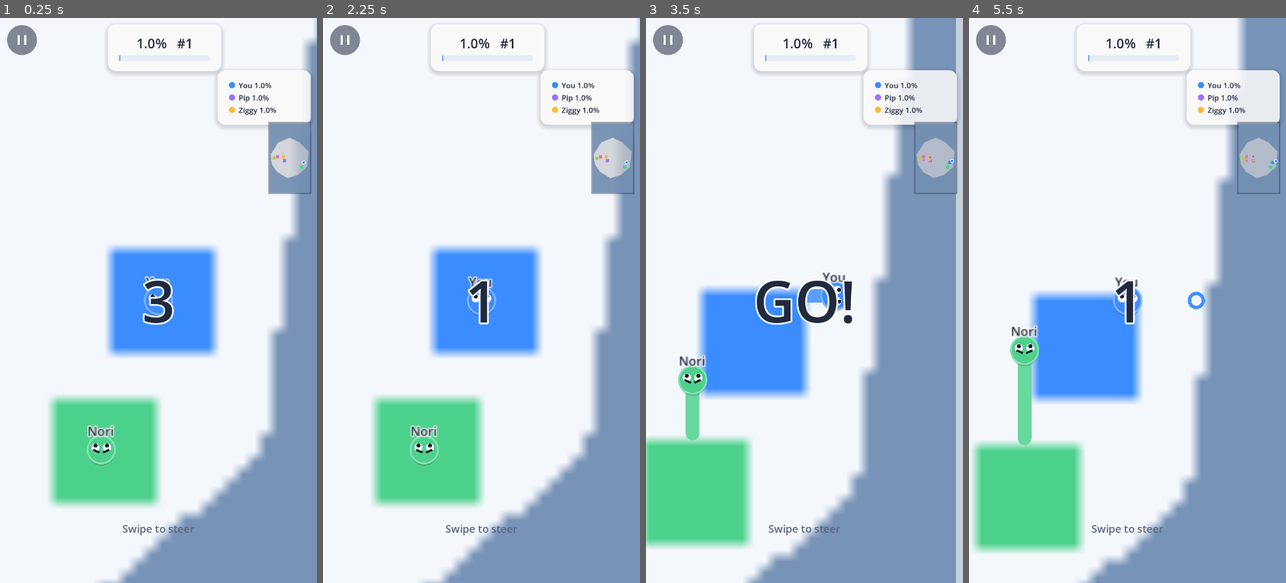
Above: before the commit, frames 1-4 (left to right).
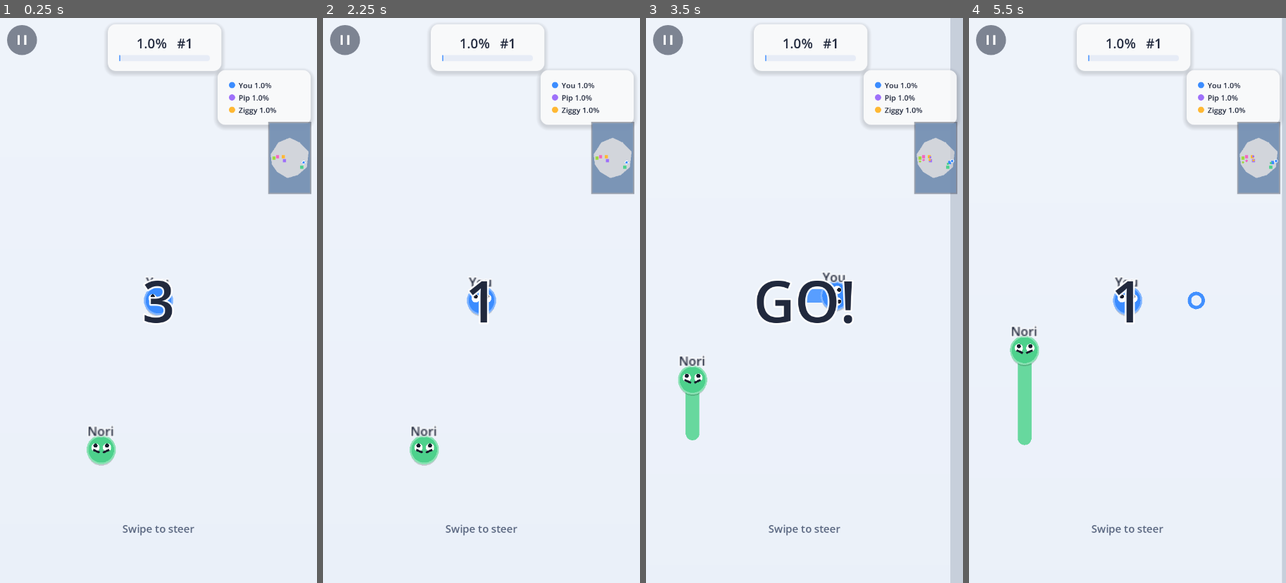
Above: after the commit, the same moments.

Repository: Tourist105/inkland
Game: Godot game, scene res://scenes/Main.tscn
Two runs of this game, one before a commit and one after it. Both use one fixed random seed, a clock stepped at 60 frames per second and the inputs below. This scene is started directly instead of the project's main scene.
Inputs (mouse positions are in pixels of both pictures, inside the frame that each line leads up to):
- Up to frame 1 (0.25 s): no input
- Up to frame 2 (2.25 s): click (345, 40) at 0.5 s; move the mouse to (551, 272) at 1.27 s; hold Right (ui_right) 1.28-2 s; click (551, 272) at 1.42 s; tap Enter at 2 s; drag from (418, 328) to (465, 413) at 2.02 s
- Up to frame 3 (3.5 s): tap Space at 2.75 s; move the mouse to (836, 176) at 2.77 s; hold Right (ui_right) from 2.78 s (still down)
- Up to frame 4 (5.5 s): release Right (ui_right) at 3.5 s; drag from (1111, 413) to (1032, 215) at 3.52 s; click "Continue (AD)" at 4.25 s; move the mouse to (1222, 385) at 5.02 s; hold Left (ui_left) from 5.03 s (still down)

The runs differ from the first frame. In frame 1, 29% of the frame differs, in the area x 15-100%, y 0-100%; in frame 2, 29%; in frame 3, 38%, in the area x 0-98%, y 0-100%; in frame 4, 38%.

Commit message:
True paper.io-smooth territory: smoothstep shader on bilinear owner masks
Two RGBA mask layers (land+p1-3 / p4-6) sampled bilinearly and edge-sharpened
with smoothstep in a canvas shader -> mathematically smooth region borders,
zero stair-steps, zero blur. Water backdrop + layers as z-ordered children;
flash/trails/heads still draw on top.

Co-Authored-By: Claude Fable 5 <noreply@anthropic.com>

Diff:
--- a/scripts/Arena.gd
+++ b/scripts/Arena.gd
@@ -85,8 +85,12 @@
 var _lb_labels: Array[Label] = []
 var _minimap: MiniMap
 var _info_acc := 0.0
-var _terr_img: Image
-var _terr_tex: ImageTexture
+var _mask_a: Image          # R=land G=p1 B=p2 A=p3
+var _mask_b: Image          # R=p4 G=p5 B=p6
+var _tex_a: ImageTexture
+var _tex_b: ImageTexture
+var _spr_a: Sprite2D
+var _spr_b: Sprite2D
 var _land := PackedByteArray()     # 1 = playable land (country silhouette)
 var _land_total := 1
 
@@ -132,11 +136,14 @@
 	trail_owner = PackedByteArray()
 	trail_owner.resize(W * H)
 	_counts.resize(BOT_COUNT + 2)
-	texture_filter = CanvasItem.TEXTURE_FILTER_LINEAR   # smooth territory edges
-	_terr_img = Image.create(W, H, false, Image.FORMAT_RGBA8)
-	_terr_tex = ImageTexture.create_from_image(_terr_img)
+	texture_filter = CanvasItem.TEXTURE_FILTER_LINEAR
+	_mask_a = Image.create(W, H, false, Image.FORMAT_RGBA8)
+	_mask_b = Image.create(W, H, false, Image.FORMAT_RGBA8)
+	_tex_a = ImageTexture.create_from_image(_mask_a)
+	_tex_b = ImageTexture.create_from_image(_mask_b)
 	_build_land_mask()
 	_spawn_players()
+	_build_territory_layers()
 	_refresh_territory()
 	if cam != null:
 		cam.zoom = Vector2(CAM_ZOOM, CAM_ZOOM)
@@ -1185,17 +1192,91 @@
 ## Rebuild the smooth territory texture from the grid (linear-filtered when
 ## drawn, so region edges read as smooth curves, not stepped tiles).
 func _refresh_territory() -> void:
-	var bt := Game.country_tint()
-	var paper := Color(BG_TOP.r * bt.r, BG_TOP.g * bt.g, BG_TOP.b * bt.b)
 	for y in H:
 		for x in W:
 			var i3 := idx(x, y)
-			if _land[i3] == 0:
-				_terr_img.set_pixel(x, y, WATER)
-			else:
-				var o := grid[i3]
-				_terr_img.set_pixel(x, y, paper if o == 0 else players[o - 1].color)
-	_terr_tex.update(_terr_img)
+			var o := int(grid[i3])
+			var la := 1.0 if _land[i3] == 1 else 0.0
+			_mask_a.set_pixel(x, y, Color(la,
+				1.0 if o == 1 else 0.0, 1.0 if o == 2 else 0.0, 1.0 if o == 3 else 0.0))
+			_mask_b.set_pixel(x, y, Color(1.0 if o == 4 else 0.0,
+				1.0 if o == 5 else 0.0, 1.0 if o == 6 else 0.0, 0.0))
+	_tex_a.update(_mask_a)
+	_tex_b.update(_mask_b)
+
+## Smoothstep-sharpened bilinear masks = mathematically smooth region edges
+## (the real paper.io look — no stairs, no blur).
+const TERR_SHADER_A := """
+shader_type canvas_item;
+uniform vec4 water : source_color;
+uniform vec4 paper : source_color;
+uniform vec4 p1 : source_color;
+uniform vec4 p2 : source_color;
+uniform vec4 p3 : source_color;
+const float AA = 0.16;
+void fragment() {
+	vec4 m = texture(TEXTURE, UV);
+	vec3 c = water.rgb;
+	c = mix(c, paper.rgb, smoothstep(0.5 - AA, 0.5 + AA, m.r));
+	c = mix(c, p1.rgb, smoothstep(0.5 - AA, 0.5 + AA, m.g));
+	c = mix(c, p2.rgb, smoothstep(0.5 - AA, 0.5 + AA, m.b));
+	c = mix(c, p3.rgb, smoothstep(0.5 - AA, 0.5 + AA, m.a));
+	COLOR = vec4(c, 1.0);
+}
+"""
+const TERR_SHADER_B := """
+shader_type canvas_item;
+uniform vec4 p4 : source_color;
+uniform vec4 p5 : source_color;
+uniform vec4 p6 : source_color;
+const float AA = 0.16;
+void fragment() {
+	vec4 m = texture(TEXTURE, UV);
+	vec4 o = vec4(0.0);
+	float a;
+	a = smoothstep(0.5 - AA, 0.5 + AA, m.r); o = mix(o, vec4(p4.rgb, 1.0), a);
+	a = smoothstep(0.5 - AA, 0.5 + AA, m.g); o = mix(o, vec4(p5.rgb, 1.0), a);
+	a = smoothstep(0.5 - AA, 0.5 + AA, m.b); o = mix(o, vec4(p6.rgb, 1.0), a);
+	COLOR = o;
+}
+"""
+
+func _make_terr_sprite(tex: ImageTexture, code: String) -> Sprite2D:
+	var sp := Sprite2D.new()
+	sp.texture = tex
+	sp.centered = false
+	sp.position = Vector2(-CELL * 0.5, -CELL * 0.5)
+	sp.scale = Vector2(CELL, CELL)
+	sp.texture_filter = CanvasItem.TEXTURE_FILTER_LINEAR
+	sp.z_index = -1
+	var sh := Shader.new()
+	sh.code = code
+	var mat := ShaderMaterial.new()
+	mat.shader = sh
+	sp.material = mat
+	add_child(sp)
+	return sp
+
+func _build_territory_layers() -> void:
+	# Water backdrop behind everything.
+	var bg := ColorRect.new()
+	bg.color = WATER
+	bg.position = Vector2(-CELL * 20, -CELL * 20)
+	bg.size = Vector2((W + 40) * CELL, (H + 40) * CELL)
+	bg.z_index = -2
+	add_child(bg)
+	_spr_a = _make_terr_sprite(_tex_a, TERR_SHADER_A)
+	_spr_b = _make_terr_sprite(_tex_b, TERR_SHADER_B)
+	var bt := Game.country_tint()
+	var paper := Color(BG_TOP.r * bt.r, BG_TOP.g * bt.g, BG_TOP.b * bt.b)
+	var ma: ShaderMaterial = _spr_a.material
+	ma.set_shader_parameter("water", WATER)
+	ma.set_shader_parameter("paper", paper)
+	for k in 3:
+		ma.set_shader_parameter("p%d" % (k + 1), players[k].color)
+	var mb: ShaderMaterial = _spr_b.material
+	for k in 3:
+		mb.set_shader_parameter("p%d" % (k + 4), players[k + 3].color)
 
 ## Rasterize the current country's silhouette into the land mask — the arena
 ## IS the country (paper.io-2 style). Unknown countries get a seeded island.
@@ -1242,11 +1323,7 @@
 	draw_rect(Rect2(-CELL * 8, -CELL * 8, board.size.x + CELL * 16, board.size.y + CELL * 16), VOID)
 	_draw_vgradient(board, BG_TOP, BG_BOT)
 
-	# Territory — one smooth linear-filtered texture (paper.io-style edges,
-	# no visible tiles/steps). Half-texel inset keeps it aligned to cells.
-	if _terr_tex != null:
-		draw_texture_rect(_terr_tex,
-			Rect2(-CELL * 0.5, -CELL * 0.5, (W + 1) * CELL, (H + 1) * CELL), false)
+
 
 
 	# Capture flash: freshly claimed cells blink white and fade.
